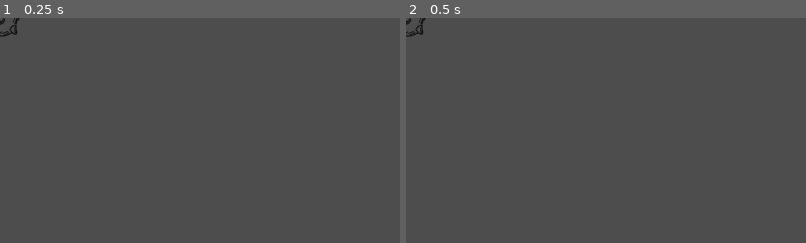
Above: before the commit, frames 1-2 (left to right).
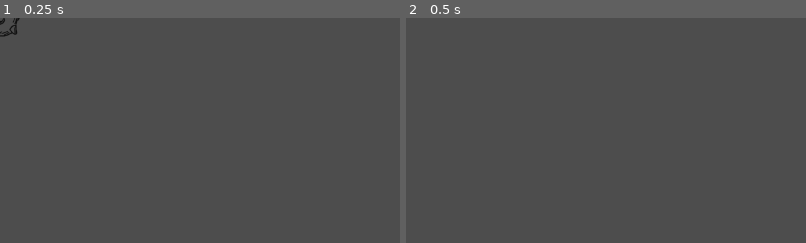
Above: after the commit, the same moments.

Repository: e-lain/MinesweeperDwarves
Game: Godot game, scene res://Prefabs/Bomb.tscn
Same seed, same stepped clock (60 frames per second), same inputs: the game is played once before the commit and once after it. This scene is started directly instead of the project's main scene.
Inputs:
- Up to frame 1 (0.25 s): no input
- Up to frame 2 (0.5 s): no input
The pictures show only the part of the screen within x 0-50%, y 0-50%; the shares and areas given below are measured in that part.

Frame 1 is identical in both runs. In frame 2, 0.1% of the frame differs, in the area x 0-5%, y 0-9%.

Commit message:
Explosion animation

Diff:
--- a/BoardTile.gd
+++ b/BoardTile.gd
@@ -54,10 +54,11 @@
 		flag.queue_free()
 		flag = null
 
-func create_bomb():
+func create_bomb() -> Node2D:
 	bomb = bomb_prefab.instantiate()
 	label_parent.add_child(bomb)
 	bomb.position = get_position()
+	return bomb
 
 func get_position():
 	return cell_position * TILE_SIZE + Vector2i(TILE_SIZE / 2, TILE_SIZE / 2)
--- /dev/null
+++ b/Prefabs/Bomb.gd
@@ -0,0 +1,6 @@
+extends Sprite2D
+
+signal animation_complete()
+
+func finish():
+	animation_complete.emit()
--- a/Prefabs/Bomb.tscn
+++ b/Prefabs/Bomb.tscn
@@ -1,6 +1,65 @@
-[gd_scene load_steps=2 format=3 uid="uid://c2ksbtfr3qqrh"]
+[gd_scene load_steps=6 format=3 uid="uid://c2ksbtfr3qqrh"]
 
 [ext_resource type="Texture2D" uid="uid://bdvgerrn8866d" path="res://Assets/Mine.png" id="1_26ngi"]
+[ext_resource type="Script" path="res://Prefabs/Bomb.gd" id="2_j28m6"]
+
+[sub_resource type="Animation" id="Animation_ak2gy"]
+resource_name = "Explode"
+length = 0.6
+tracks/0/type = "value"
+tracks/0/imported = false
+tracks/0/enabled = true
+tracks/0/path = NodePath(".:visible")
+tracks/0/interp = 1
+tracks/0/loop_wrap = true
+tracks/0/keys = {
+"times": PackedFloat32Array(0, 0.1, 0.2, 0.3, 0.4, 0.5, 0.6, 0.7, 0.8, 0.9, 1),
+"transitions": PackedFloat32Array(1, 1, 1, 1, 1, 1, 1, 1, 1, 1, 1),
+"update": 1,
+"values": [true, false, true, false, true, false, true, false, true, false, true]
+}
+tracks/1/type = "method"
+tracks/1/imported = false
+tracks/1/enabled = true
+tracks/1/path = NodePath(".")
+tracks/1/interp = 1
+tracks/1/loop_wrap = true
+tracks/1/keys = {
+"times": PackedFloat32Array(0.6),
+"transitions": PackedFloat32Array(1),
+"values": [{
+"args": [],
+"method": &"finish"
+}]
+}
+
+[sub_resource type="Animation" id="Animation_jgdeq"]
+length = 0.001
+tracks/0/type = "value"
+tracks/0/imported = false
+tracks/0/enabled = true
+tracks/0/path = NodePath(".:visible")
+tracks/0/interp = 1
+tracks/0/loop_wrap = true
+tracks/0/keys = {
+"times": PackedFloat32Array(0),
+"transitions": PackedFloat32Array(1),
+"update": 1,
+"values": [true]
+}
+
+[sub_resource type="AnimationLibrary" id="AnimationLibrary_3pgn4"]
+_data = {
+"Explode": SubResource("Animation_ak2gy"),
+"RESET": SubResource("Animation_jgdeq")
+}
 
 [node name="Bomb" type="Sprite2D"]
 texture = ExtResource("1_26ngi")
+script = ExtResource("2_j28m6")
+
+[node name="AnimationPlayer" type="AnimationPlayer" parent="."]
+autoplay = "Explode"
+libraries = {
+"": SubResource("AnimationLibrary_3pgn4")
+}
--- a/board.gd
+++ b/board.gd
@@ -306,7 +306,8 @@
 	tilemap.set_cells_terrain_connect(0, [tile.cell_position], 0, -1)
 
 	if tile.is_bomb:
-		tile.create_bomb()
+		var bomb = tile.create_bomb()
+		bomb.animation_complete.connect(on_bomb_animation_complete)
 		return
 
 	if tile.is_flagged:
@@ -331,6 +332,7 @@
 	# TODO: play an animation and emit signal when it finishes
 	SoundManager.play_explosion_sound()
 
+func on_bomb_animation_complete():
 	mine_animation_complete.emit()
 
 func get_adjacent_tiles(tile: BoardTile) -> Array[BoardTile]:
